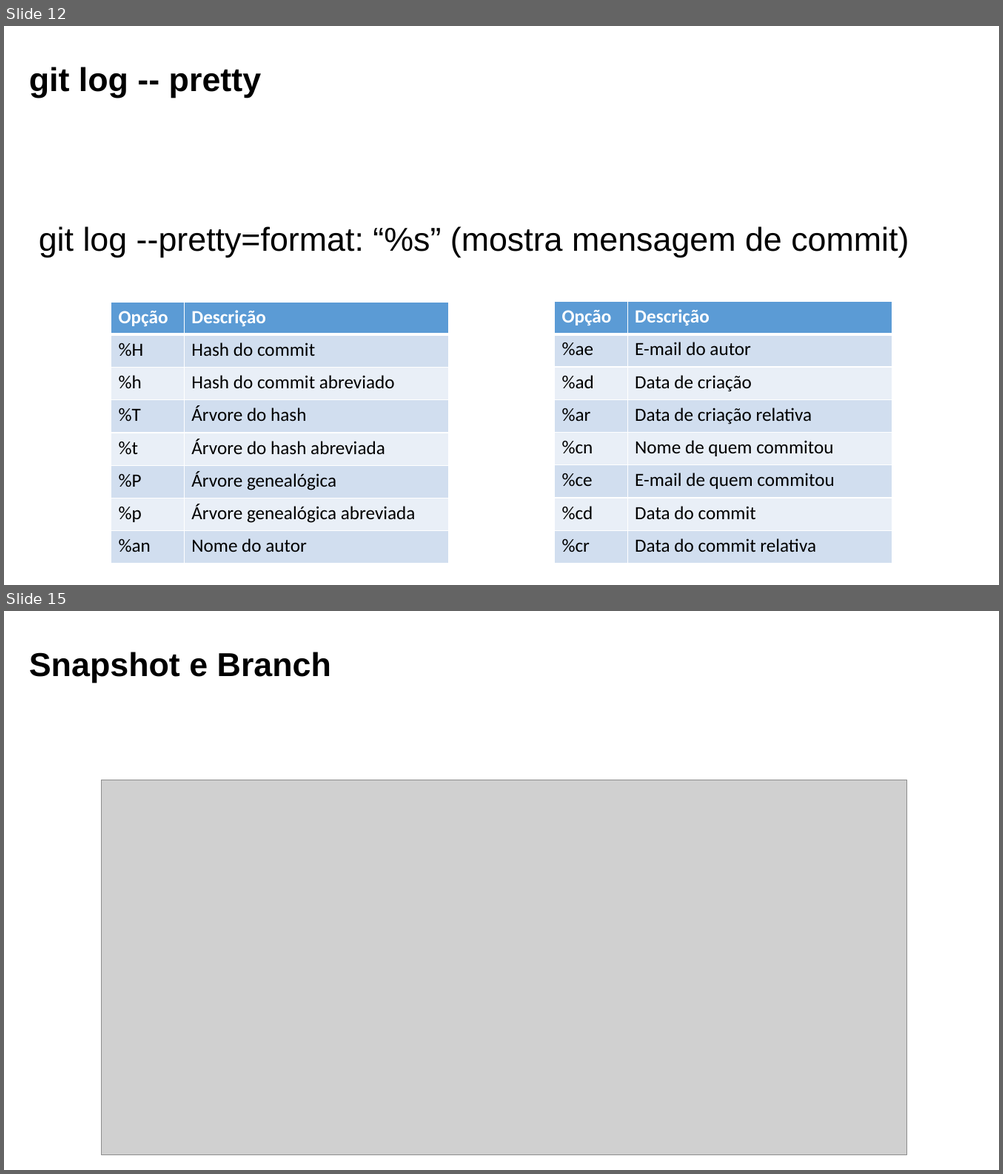
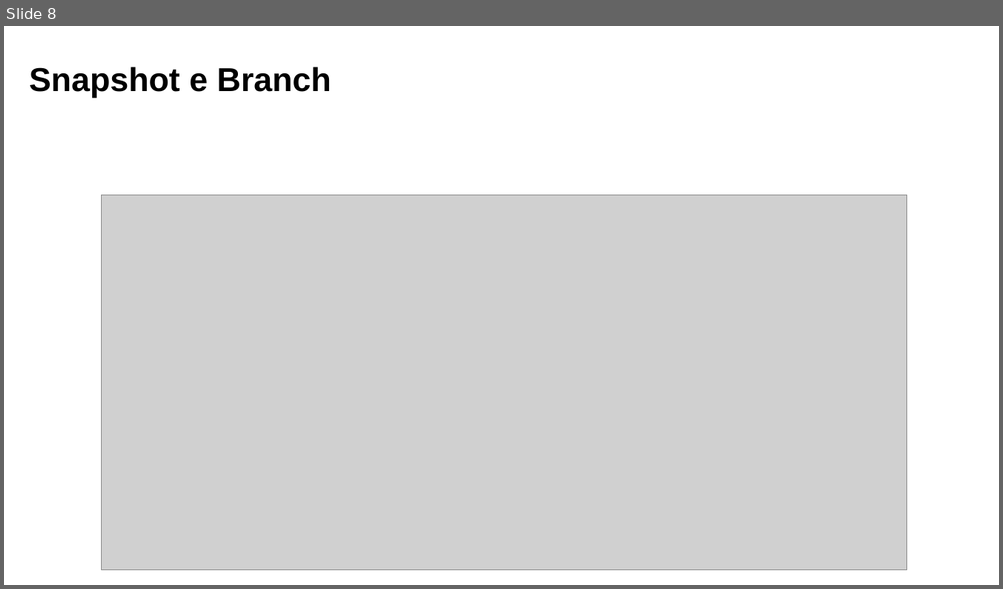
Before and after one commit to yunoguthi/testeCursoGit, a slide deck: aula03.pptx. Shown one above the other, each under a label of ours: slides 12 and 15 before the commit, slide 8 after it; the slides between them are not shown. The pictures are 1003x1174 and 1003x589 pixels, drawn with LibreOffice and Linux fonts; fonts in the diff are those of the drawing; grey boxes stand for pictures; background and template pictures are left out. Boxes give left, top, right and bottom in pixels: in the first picture for what was removed or moved away, otherwise in the second. Text is boxed around its words. In the diff, an @@ line names an element or a change of style, - is before the commit and + after.

```diff
--- a/aula03.pptx
+++ b/aula03.pptx
@@ slide 12 removed at bbox=[4, 26, 999, 585], background #FFFFFF @@
@@ text removed at bbox=[29, 67, 261, 98] @@
-git log -- pretty
@@ text removed at bbox=[39, 227, 908, 258] @@
-git log --pretty=format: “%s” (mostra mensagem de commit)
@@ table removed at bbox=[111, 302, 448, 564], 8 rows, 2 columns @@
-Opção | Descrição
-%H | Hash do commit
-%h | Hash do commit abreviado
-%T | Árvore do hash
-%t | Árvore do hash abreviada
-%P | Árvore genealógica
-%p | Árvore genealógica abreviada
-%an | Nome do autor
@@ table removed at bbox=[555, 302, 892, 564], 8 rows, 2 columns @@
-Opção | Descrição
-%ae | E-mail do autor
-%ad | Data de criação
-%ar | Data de criação relativa
-%cn | Nome de quem commitou
-%ce | E-mail de quem commitou
-%cd | Data do commit
-%cr | Data do commit relativa
@@ what was slide 15 is now slide 8 @@
```
Also in this commit, not shown: 10 other slides removed, 1 other file.
